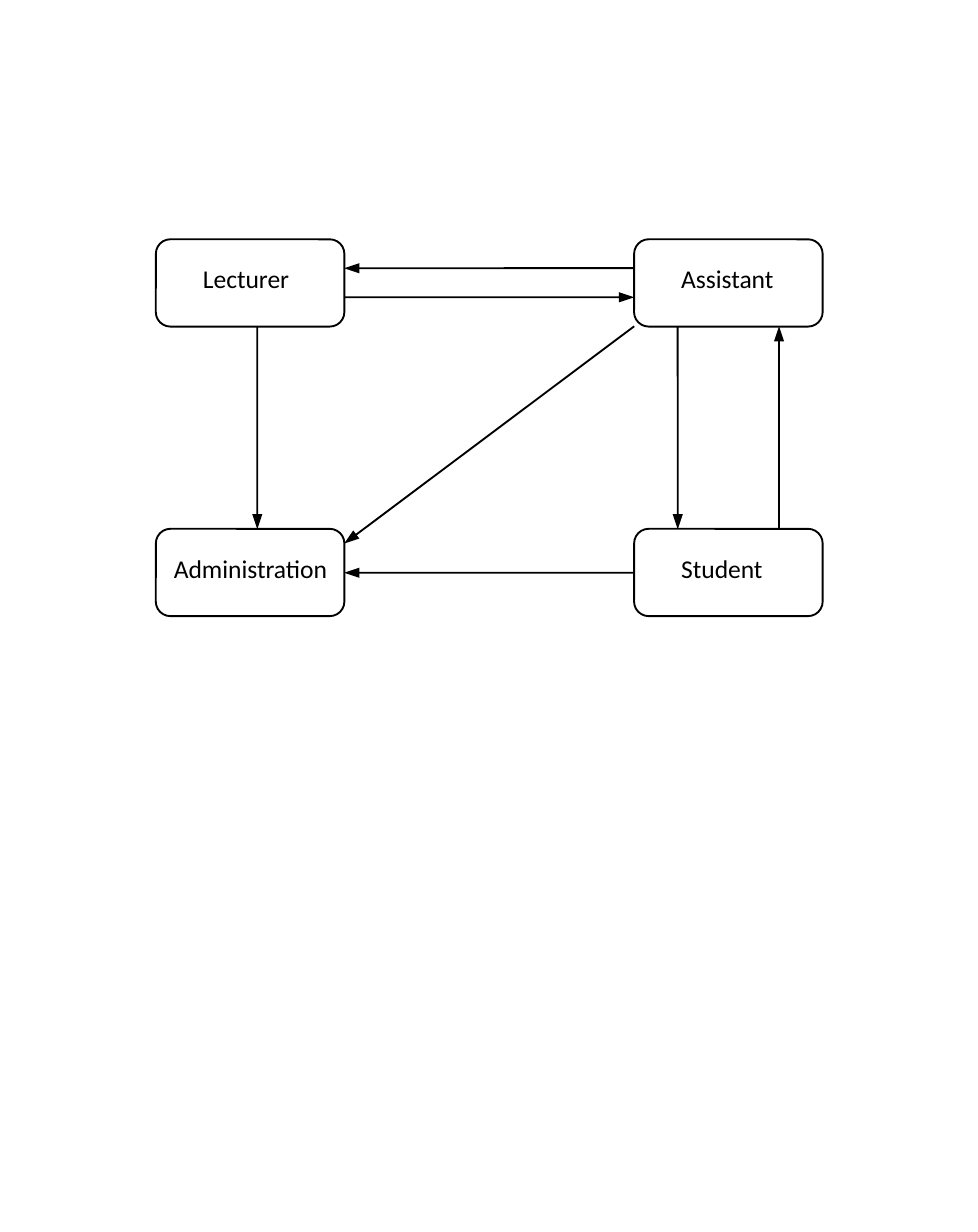
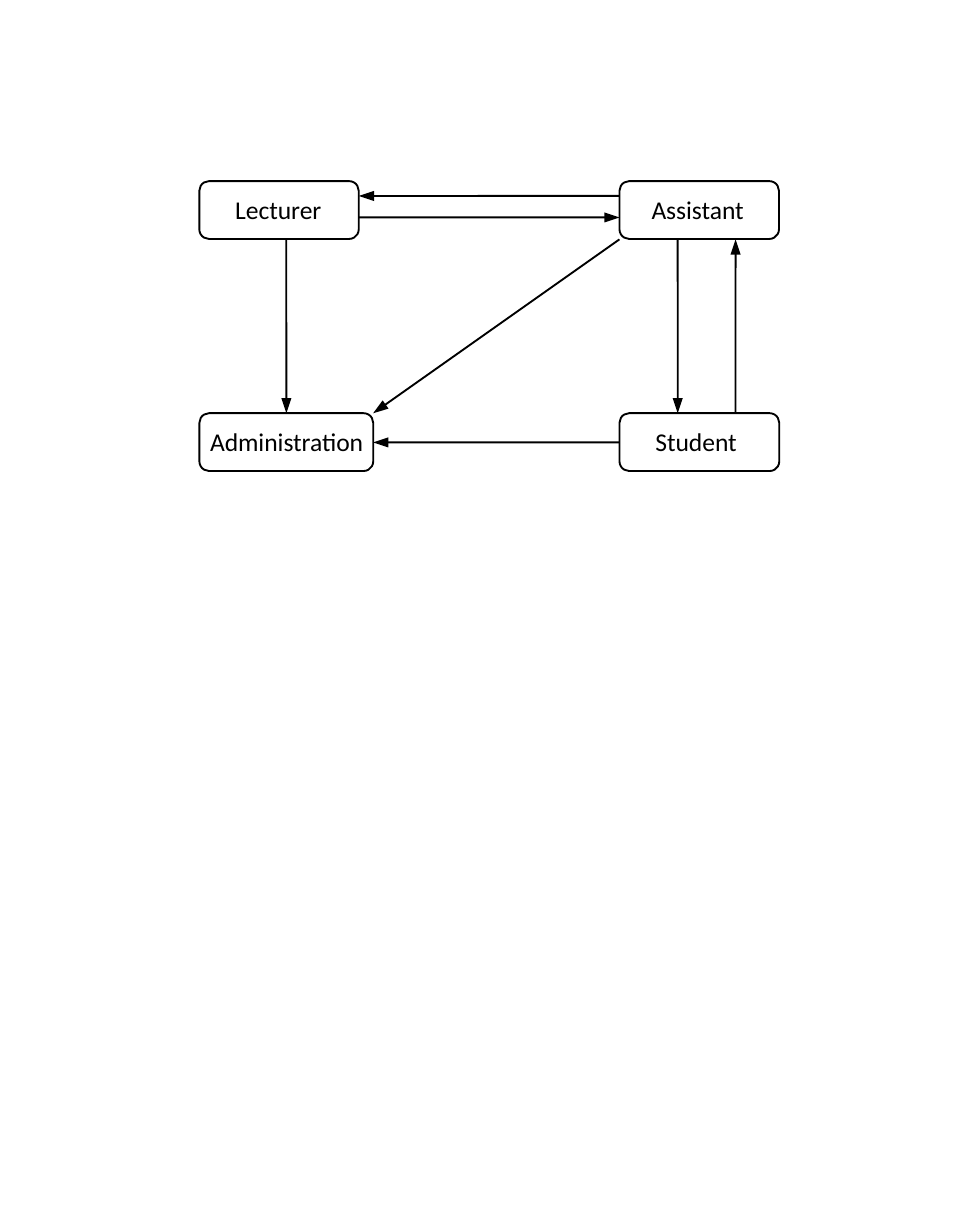
Before and after one commit to nikolaiweselinow/design-patterns-book, a slide deck: slide 1 of resources/Chapter-24-Observer/ch24-fig11-messagebox-aspects.ppt. Drawn at 978x1232 pixels with LibreOffice and Linux fonts; fonts in the diff are those of the drawing. Boxes give left, top, right and bottom in pixels: in the first picture for what was removed or moved away, otherwise in the second. Text is boxed around its words. In the diff, an @@ line names an element or a change of style, - is before the commit and + after.

```diff
--- a/resources/Chapter-24-Observer/ch24-fig11-messagebox-aspects.ppt
+++ b/resources/Chapter-24-Observer/ch24-fig11-messagebox-aspects.ppt
@@ rounded rectangle: place and size @@
-rounded rectangle at (157,239,344,326)
+rounded rectangle at (199,180,359,238)
@@ text "Lecturer": place and size @@
-text "Lecturer" at (203,271,289,288)
+text "Lecturer" at (235,202,321,220)
@@ arrow moved from (344, 297) - (635, 297) to (621, 195) - (359, 195) @@
@@ rounded rectangle: place and size @@
-rounded rectangle at (635,239,823,326)
+rounded rectangle at (621,180,781,238)
@@ text "Assistant": place and size @@
-text "Assistant" at (681,270,773,289)
+text "Assistant" at (652,201,744,220)
@@ arrow moved from (258, 326) - (258, 530) to (287, 239) - (287, 413) @@
@@ arrow moved from (635, 269) - (344, 269) to (359, 217) - (621, 217) @@
@@ arrow added from (621, 239) to (374, 413), #000000 0.74 pt @@
@@ arrow moved from (678, 326) - (678, 530) to (678, 239) - (678, 413) @@
@@ arrow moved from (779, 529) - (779, 326) to (737, 413) - (737, 239) @@
@@ rounded rectangle: place and size @@
-rounded rectangle at (157,529,344,615)
+rounded rectangle at (199,413,372,470)
@@ text "Administration": place and size @@
-text "Administration" at (174,560,327,578)
+text "Administration" at (210,433,363,452)
@@ rounded rectangle: place and size @@
-rounded rectangle at (635,529,823,615)
+rounded rectangle at (621,413,781,470)
@@ text "Student": place and size @@
-text "Student" at (681,560,762,578)
+text "Student" at (655,433,736,451)
@@ arrow moved from (635, 326) - (344, 543) to (621, 442) - (374, 442) @@
@@ arrow removed from (635, 573) to (344, 573) @@
```
Also in this commit, not shown: 3 other files.
